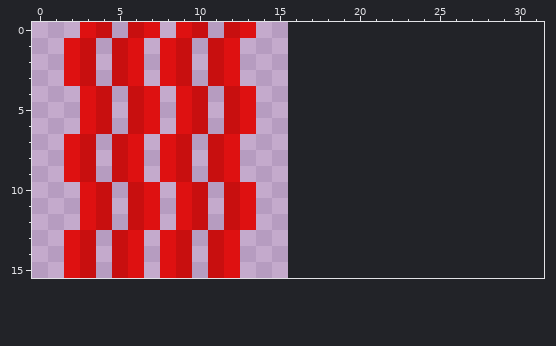
Pixel-art sprite, stored at core/assets/blazeit.png. The first picture shows the starting point.
The file is 16x16 pixels. The old version is drawn lined up with the new one, on the new canvas.
The same view after the edit:
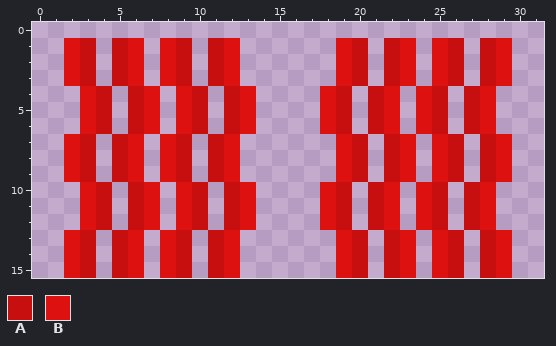
Palette (. is transparent): A #c80f0f  B #de1111
Difference:
canvas 16x16 -> 32x16
@@ x 0..31 @@
- 0 ...BA.AB.BA.AB..................
- 1 ..BA.AB.BA.AB...................
- 2 ..BA.AB.BA.AB...................
- 3 ..BA.AB.BA.AB...................
- 4 ...BA.AB.BA.AB..................
- 5 ...BA.AB.BA.AB..................
- 6 ...BA.AB.BA.AB..................
- 7 ..BA.AB.BA.AB...................
- 8 ..BA.AB.BA.AB...................
- 9 ..BA.AB.BA.AB...................
-10 ...BA.AB.BA.AB..................
-11 ...BA.AB.BA.AB..................
-12 ...BA.AB.BA.AB..................
-13 ..BA.AB.BA.AB...................
-14 ..BA.AB.BA.AB...................
-15 ..BA.AB.BA.AB...................
+ 0 ................................
+ 1 ..BA.AB.BA.AB......BA.AB.BA.AB..
+ 2 ..BA.AB.BA.AB......BA.AB.BA.AB..
+ 3 ..BA.AB.BA.AB......BA.AB.BA.AB..
+ 4 ...BA.AB.BA.AB....BA.AB.BA.AB...
+ 5 ...BA.AB.BA.AB....BA.AB.BA.AB...
+ 6 ...BA.AB.BA.AB....BA.AB.BA.AB...
+ 7 ..BA.AB.BA.AB......BA.AB.BA.AB..
+ 8 ..BA.AB.BA.AB......BA.AB.BA.AB..
+ 9 ..BA.AB.BA.AB......BA.AB.BA.AB..
+10 ...BA.AB.BA.AB....BA.AB.BA.AB...
+11 ...BA.AB.BA.AB....BA.AB.BA.AB...
+12 ...BA.AB.BA.AB....BA.AB.BA.AB...
+13 ..BA.AB.BA.AB......BA.AB.BA.AB..
+14 ..BA.AB.BA.AB......BA.AB.BA.AB..
+15 ..BA.AB.BA.AB......BA.AB.BA.AB..
Changed places in both pictures, as pixel boxes (x1, y1, x2, y2):
erased: (80, 22, 256, 38)
added: (320, 38, 512, 278)
